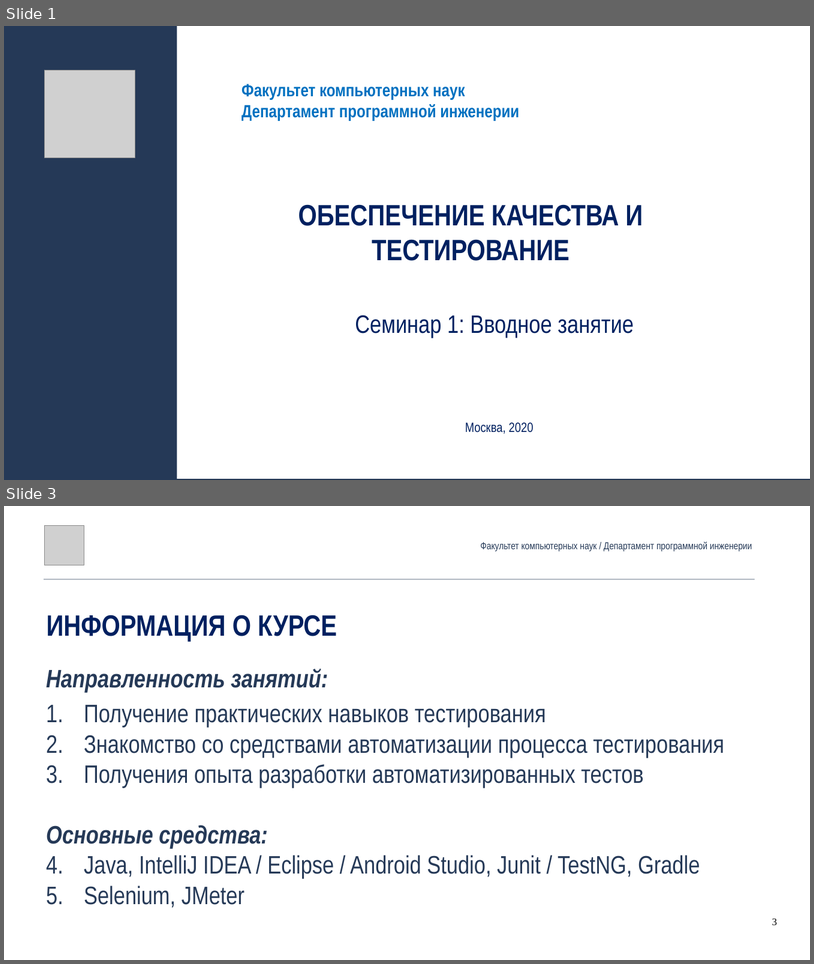
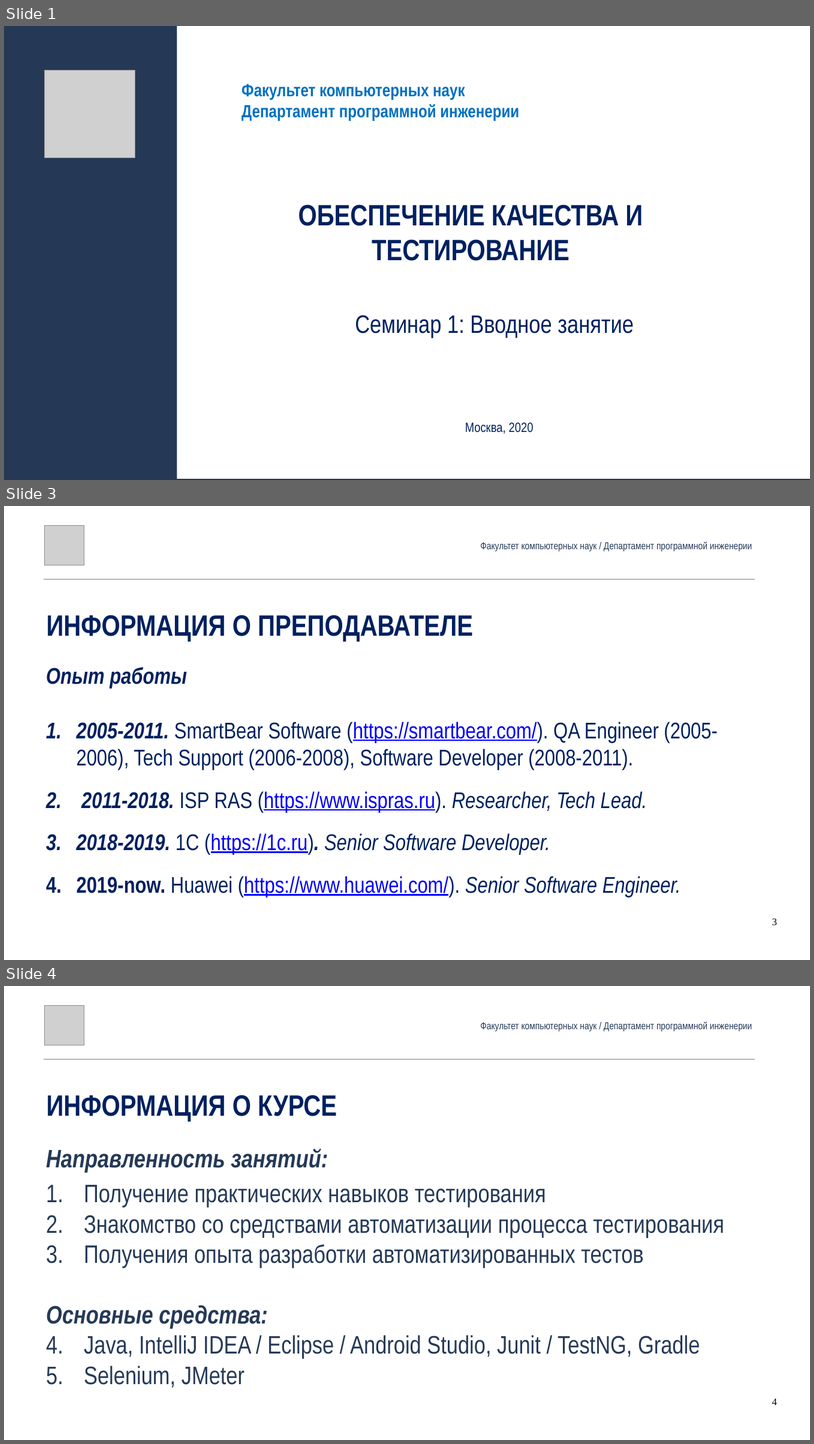
Before and after one commit to andrewt0301/qa-testing-course, a slide deck: seminars/seminar01/Seminar01-slides.pptx. Shown one above the other, each under a label of ours: slides 1 and 3 before the commit, slides 1, 3 and 4 after it; the slides between them are not shown. The pictures are 814x964 and 814x1444 pixels, drawn with LibreOffice and Linux fonts; fonts in the diff are those of the drawing; grey boxes stand for pictures. Boxes give left, top, right and bottom in pixels: in the first picture for what was removed or moved away, otherwise in the second. Text is boxed around its words. In the diff, an @@ line names an element or a change of style, - is before the commit and + after.

```diff
--- a/seminars/seminar01/Seminar01-slides.pptx
+++ b/seminars/seminar01/Seminar01-slides.pptx
@@ slide 3 added at box(4, 506, 810, 960), background #FFFFFF @@
@@ picture added at box(45, 525, 84, 565) @@
@@ text added at box(480, 541, 753, 552), 24 pt, text #253957 @@
+Факультет компьютерных наук / Департамент программной инженерии
@@ line added from (44, 579) to (755, 579), #253957 0.99 pt @@
@@ text added at box(47, 615, 473, 642), 70 pt, text #002060, bold @@
+ИНФОРМАЦИЯ О ПРЕПОДАВАТЕЛЕ
@@ text added at box(46, 667, 718, 897), 54 pt, text #002060 @@
+Опыт работы
+1. 2005-2011. SmartBear Software (https://smartbear.com/). QA Engineer (2005-2006), Tech Support (2006-2008), Software Developer (2008-2011).
+2. 2011-2018. ISP RAS (https://www.ispras.ru). Researcher, Tech Lead.
+3. 2018-2019. 1C (https://1c.ru). Senior Software Developer.
+4. 2019-now. Huawei (https://www.huawei.com/). Senior Software Engineer.
@@ page number added at box(773, 918, 777, 925), 24 pt, text #000000 @@
+3
@@ what was slide 3 is now slide 4 @@
@@ page number at box(773, 1398, 777, 1405): text changed @@
-3
+4
```
Also in this commit, not shown: 4 slides changed, 2 other files.
